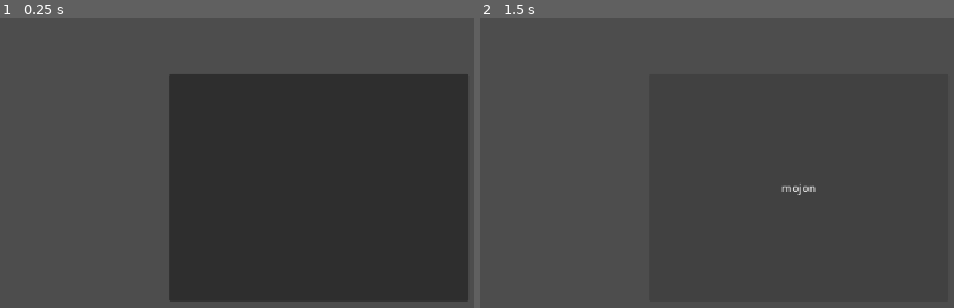
Above: before the commit, frames 1-2 (left to right).
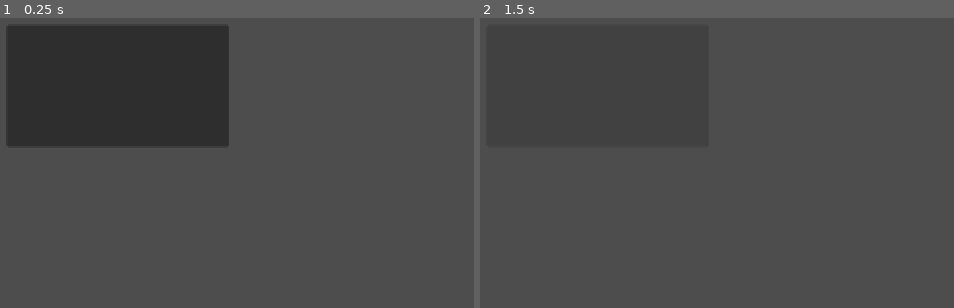
Above: after the commit, the same moments.

Repository: marcosnieto503-ui/JuegoFeriaGamer26-2Poo
Game: Godot game, scene res://Menu Principal.tscn
Two runs of this game, one before a commit and one after it. Both use one fixed random seed, a clock stepped at 60 frames per second and the inputs below.
Inputs (mouse positions are in pixels of both pictures, inside the frame that each line leads up to; where the layout moved, square brackets give the same spot in the first picture):
- Up to frame 1 (0.25 s): no input
- Up to frame 2 (1.5 s): click (598, 84) [797, 189] at 0.5 s; click (598, 84) [797, 189] at 1.25 s

The runs differ from the first frame. In frame 1, 63% of the frame differs, in the area x 1-99%, y 2-98%; in frame 2, 0.1%.

Commit message:
se me habia olvidado guardar compai

Diff:
--- a/Menu Principal.tscn
+++ b/Menu Principal.tscn
@@ -1,28 +1,27 @@
 [gd_scene format=3 uid="uid://cjfgka576w8ti"]
 
-[ext_resource type="Script" uid="uid://2b75n2xx2xir" path="res://botonJugar.gd" id="1_0fbet"]
+[ext_resource type="Script" uid="uid://khg1acdcaob5" path="res://Publicacion.gd" id="1_l4ph7"]
 
 [node name="Control" type="Control" unique_id=1969640966]
 layout_mode = 3
-anchors_preset = 15
-anchor_right = 1.0
-anchor_bottom = 1.0
-offset_left = 549.0
-offset_top = 328.0
-offset_right = 549.0
-offset_bottom = 328.0
+anchor_right = 1.4970001
+anchor_bottom = 1.7090001
+offset_left = 662.0
+offset_top = 324.0
+offset_right = -357.54407
+offset_bottom = -43.43213
 grow_horizontal = 2
 grow_vertical = 2
 
 [node name="Button" type="Button" parent="." unique_id=818625310]
 layout_mode = 1
 anchors_preset = -1
-anchor_left = 0.011000001
-anchor_top = 0.097
-anchor_right = 0.053000003
-anchor_bottom = 0.15400001
-offset_left = 0.32799911
-offset_top = -289.85602
-offset_right = 382.944
-offset_bottom = 0.20799255
-script = ExtResource("1_0fbet")
+anchor_left = -0.91600007
+anchor_top = -0.43600002
+anchor_right = -0.91600007
+anchor_bottom = -0.43600002
+offset_left = 311.78003
+offset_top = 28.640015
+offset_right = 631.78
+offset_bottom = 204.64001
+script = ExtResource("1_l4ph7")
